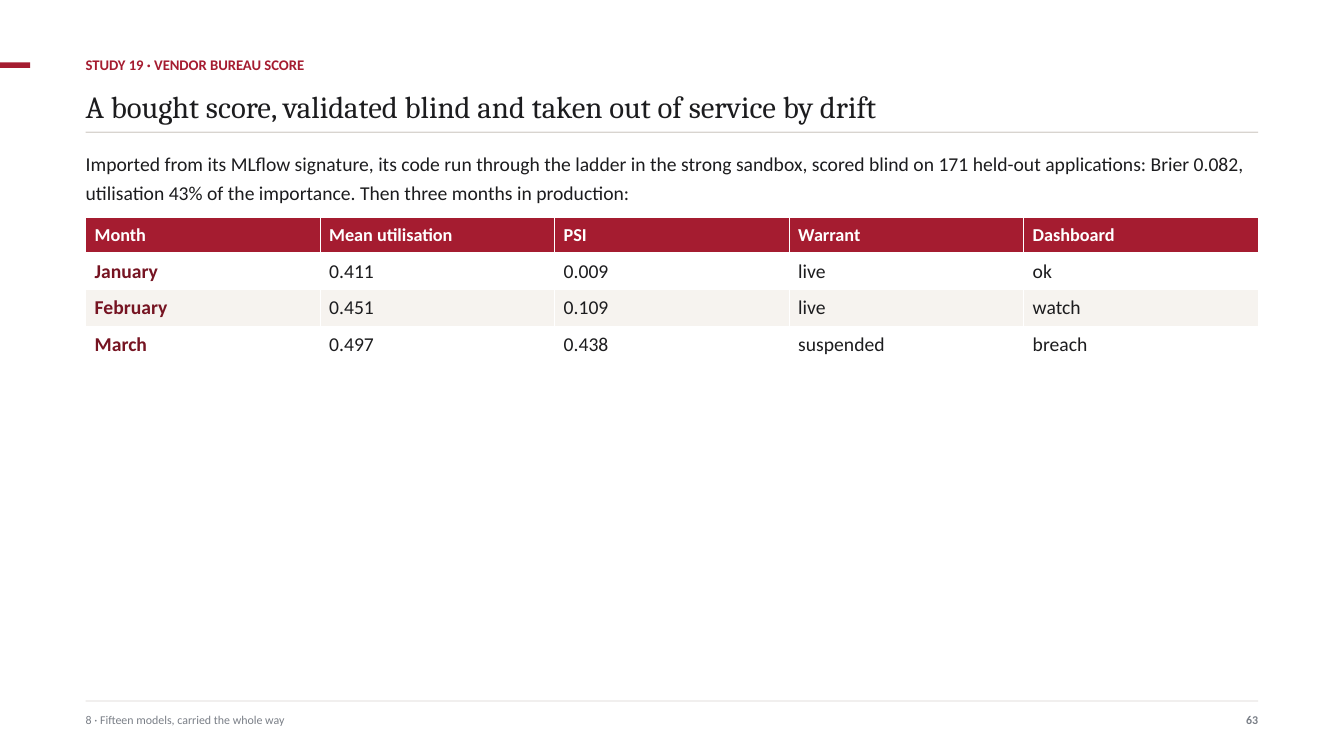
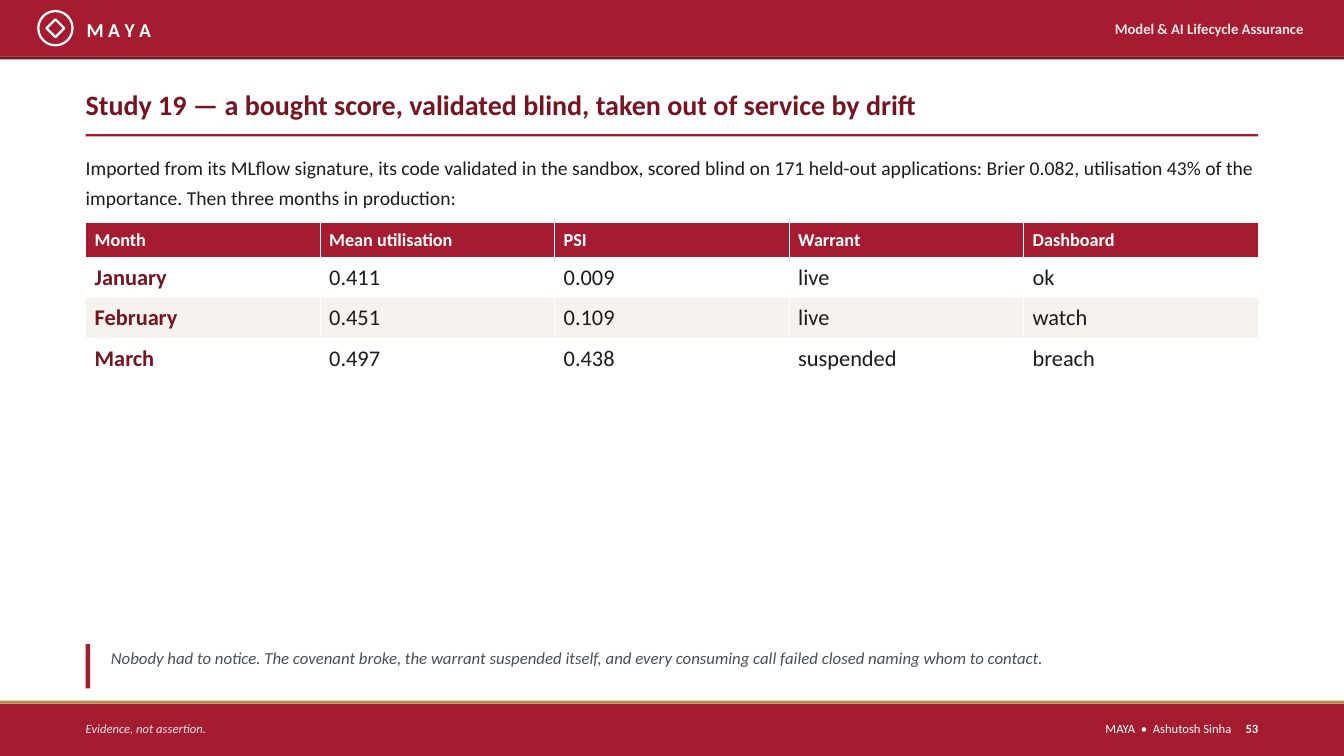
Before and after one commit to ajsinha/maya, a slide deck: slide 53 of docs/publications/MAYA-Model-Management-Formalism-and-System-Design.pptx (slide 63 before the commit). Drawn at 1344x756 pixels with LibreOffice and Linux fonts; fonts in the diff are those of the drawing. Boxes give left, top, right and bottom in pixels: in the first picture for what was removed or moved away, otherwise in the second. Text is boxed around its words. In the diff, an @@ line names an element or a change of style, - is before the commit and + after.

Commit message:
The deck retold as a briefing: TL;DR, ten principles, supervisors' words, architecture, a model's journey, then eight parts with screenshots, worked studies and a graded comparison, in MAYA's crimson; landing page numbers counted from the code

```diff
--- a/docs/publications/MAYA-Model-Management-Formalism-and-System-Design.pptx
+++ b/docs/publications/MAYA-Model-Management-Formalism-and-System-Design.pptx
@@ rectangle added at (x1=0, y1=0, x2=1344, y2=56), fill #A51C30 @@
@@ ellipse added at (x1=38, y1=11, x2=73, y2=45), outline #FFFFFF 1.6 pt @@
@@ diamond added at (x1=46, y1=19, x2=65, y2=37), outline #FFFFFF 1.6 pt @@
@@ text added at (x1=87, y1=24, x2=151, y2=37), 14 pt, text #FFFFFF, bold @@
+M A Y A
@@ text added at (x1=1115, y1=23, x2=1304, y2=37), 10.5 pt, text #F6E6E9, bold @@
+Model & AI Lifecycle Assurance
@@ rectangle added at (x1=0, y1=56, x2=1344, y2=59), fill #761422 @@
@@ rectangle removed at (x1=0, y1=63, x2=30, y2=69) @@
@@ text removed at (x1=86, y1=60, x2=304, y2=70) @@
-STUDY 19 · VENDOR BUREAU SCORE
@@ text at (x1=86, y1=95, x2=916, y2=120): text changed; size 22 to 20 pt; font Cambria to Calibri; text colour #1C1C1E to #761422; bold on @@
-A bought score, validated blind and taken out of service by drift
+Study 19 — a bought score, validated blind, taken out of service by drift
@@ rectangle at (x1=86, y1=134, x2=1258, y2=136): fill #D8D4CF to #A51C30 @@
@@ text at (x1=86, y1=161, x2=1253, y2=208): text changed @@
-Imported from its MLflow signature, its code run through the ladder in the strong sandbox, scored blind on 171 held-out applications: Brier 0.082, utilisation 43% of the importance. Then three months in production:
+Imported from its MLflow signature, its code validated in the sandbox, scored blind on 171 held-out applications: Brier 0.082, utilisation 43% of the importance. Then three months in production:
@@ table at (x1=86, y1=223, x2=1260, y2=379) @@
@@ size 14 to 16 pt in "January", "0.411", "0.009", "live" and 11 more places @@
@@ table resized from (x1=86, y1=218, x2=1260, y2=364) to (x1=86, y1=223, x2=1260, y2=379) @@
@@ rectangle added at (x1=86, y1=644, x2=90, y2=689), fill #A51C30 @@
@@ text added at (x1=111, y1=652, x2=1043, y2=667), 12 pt, text #4A4F57, italic @@
+Nobody had to notice. The covenant broke, the warrant suspended itself, and every consuming call failed closed naming whom to contact.
@@ rectangle resized from (x1=86, y1=701, x2=1258, y2=702) to (x1=0, y1=701, x2=1344, y2=704) @@
@@ rectangle at (x1=0, y1=701, x2=1344, y2=704): fill #D8D4CF to #B88B3D @@
@@ rectangle added at (x1=0, y1=704, x2=1344, y2=756), fill #A51C30 @@
@@ text removed at (x1=86, y1=716, x2=284, y2=726) @@
-8 · Fifteen models, carried the whole way
@@ text removed at (x1=1246, y1=716, x2=1258, y2=724) @@
-63
@@ text added at (x1=86, y1=724, x2=206, y2=734), 9 pt, text #F6E6E9, italic @@
+Evidence, not assertion.
@@ text added at (x1=1105, y1=724, x2=1259, y2=733), 9 pt, text #FFFFFF @@
+MAYA • Ashutosh Sinha 53
```
Also in this commit, not shown: 30 other slides changed, 38 slides added, 41 slides removed, 19 other files.
